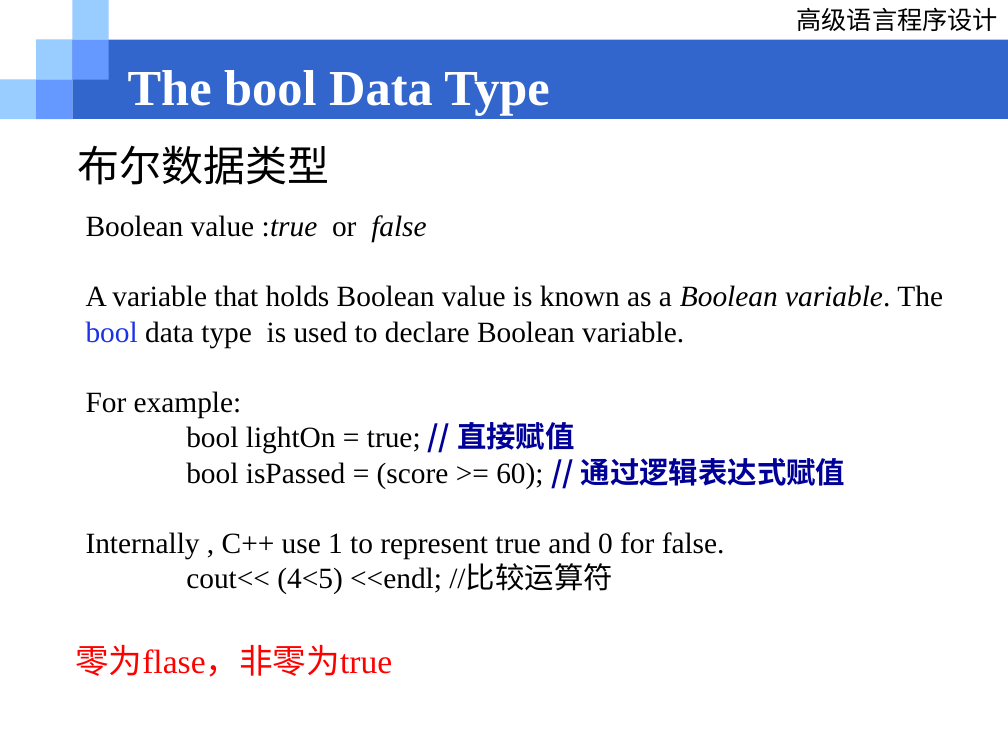
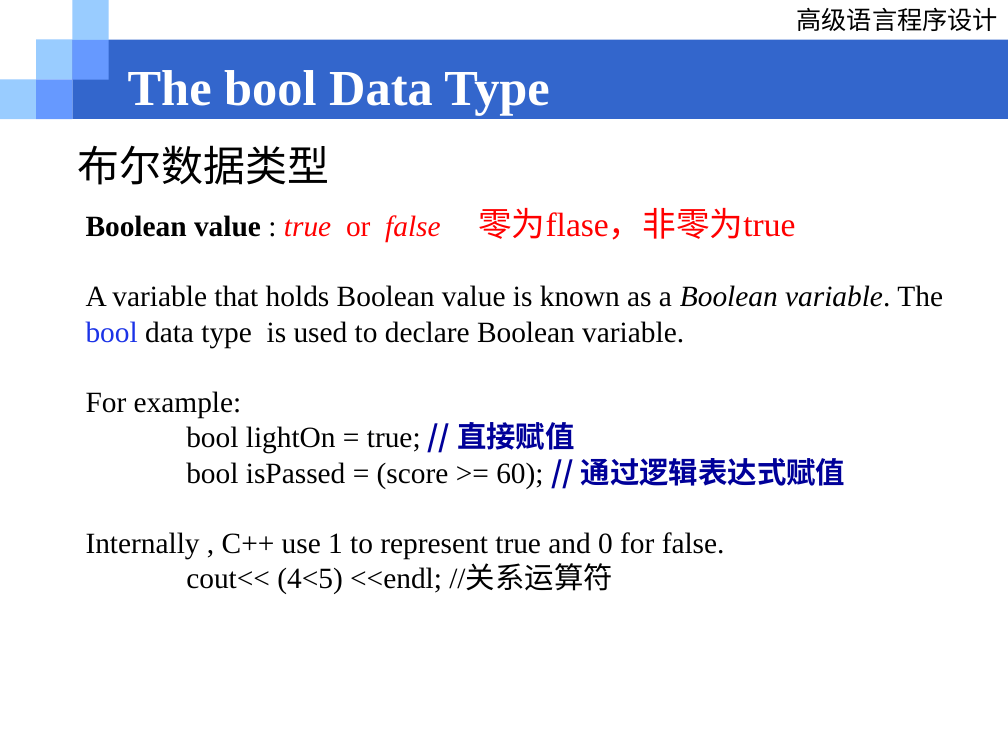
Before and after one commit to Love-Archetto/Tju-WA-Resources, a slide deck: slide 35 of 学术相关/程序设计/02_基础知识_发布版.ppt (slide 32 before the commit). Drawn at 1008x756 pixels with LibreOffice and Linux fonts; fonts in the diff are those of the drawing; background and template pictures are left out. Boxes give left, top, right and bottom in pixels: in the first picture for what was removed or moved away, otherwise in the second. Text is boxed around its words. In the diff, an @@ line names an element or a change of style, - is before the commit and + after.

```diff
--- a/学术相关/程序设计/02_基础知识_发布版.ppt
+++ b/学术相关/程序设计/02_基础知识_发布版.ppt
@@ text "零为flase，非零为true": place and size @@
-text "零为flase，非零为true" at bbox=[75, 645, 392, 677]
+text "零为flase，非零为true" at bbox=[478, 208, 795, 240]
@@ text at bbox=[86, 215, 440, 242]: text changed; bold on @@
-Boolean value :true or false
+Boolean value : true or false
@@ text at bbox=[186, 566, 613, 594]: text changed @@
-cout<< (4<5) <<endl; //比较运算符
+cout<< (4<5) <<endl; //关系运算符
```
Also in this commit, not shown: 10 other slides changed, 4 slides added, 2 other files.
